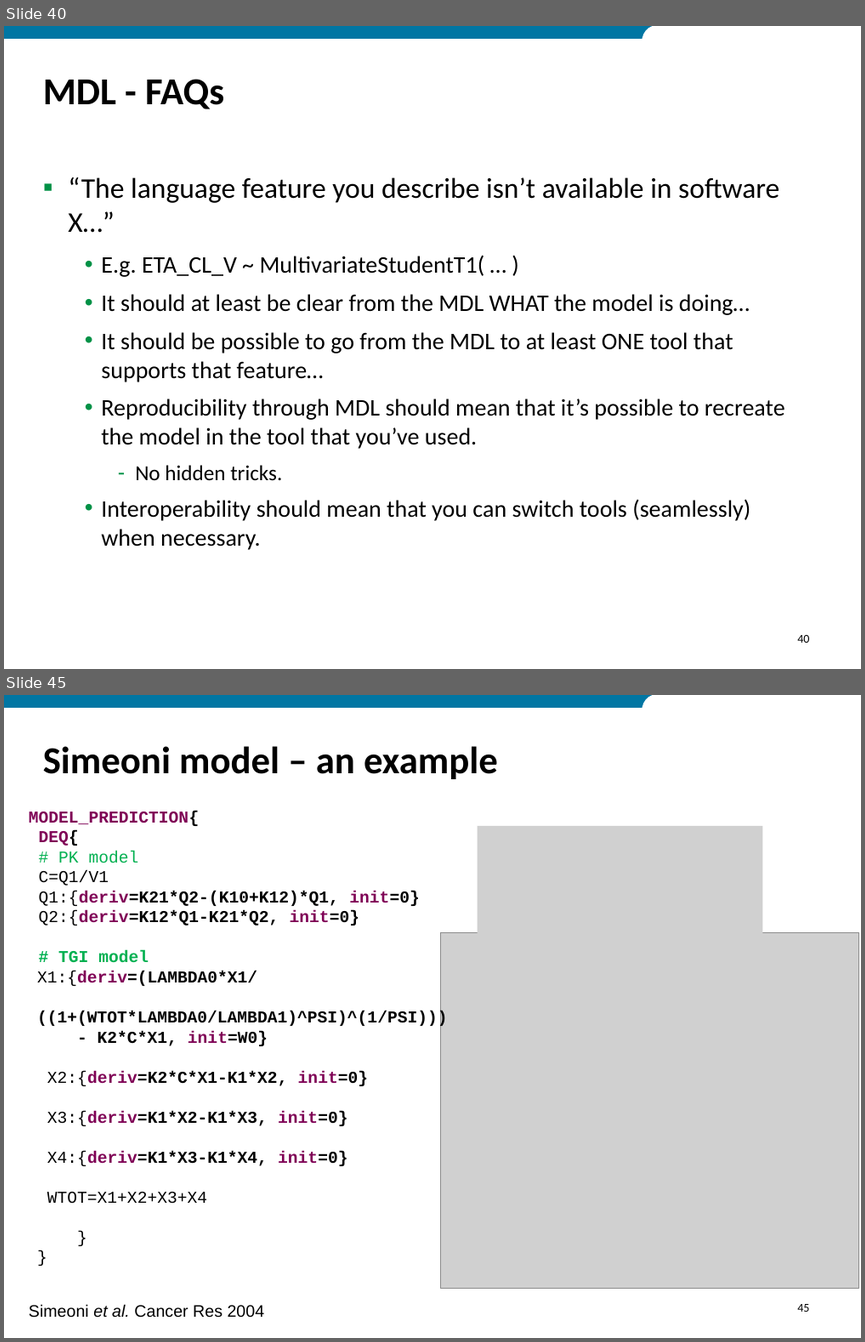
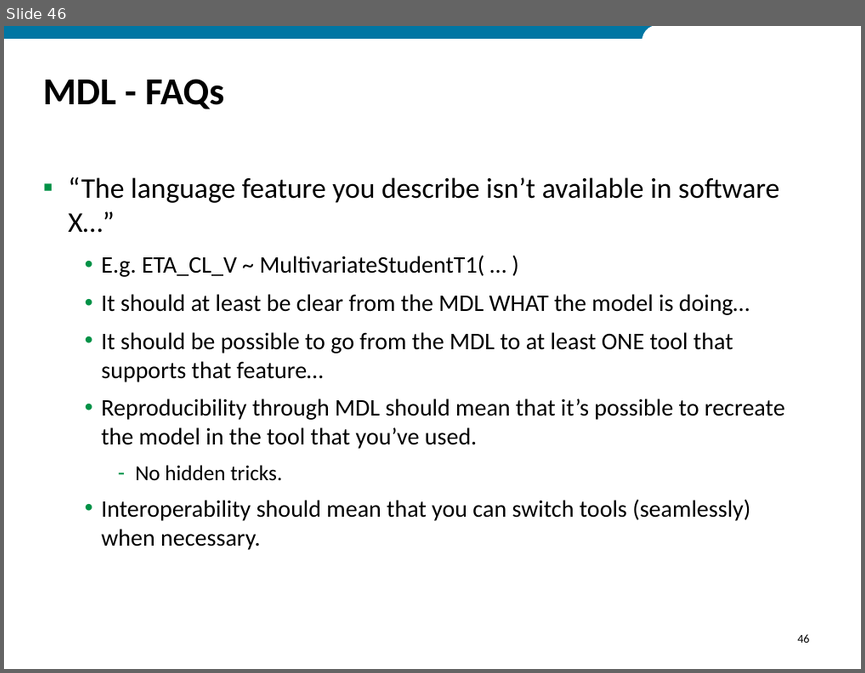
Before and after one commit to ModelDefinitionLanguage/MDLExamples, a slide deck: MDL_Tutorial_2018.pptx. Shown one above the other, each under a label of ours: slides 40 and 45 before the commit, slide 46 after it; the slides between them are not shown. The pictures are 865x1342 and 865x673 pixels, drawn with LibreOffice and Linux fonts; fonts in the diff are those of the drawing; grey boxes stand for pictures; background and template pictures are left out. Boxes give left, top, right and bottom in pixels: in the first picture for what was removed or moved away, otherwise in the second. Text is boxed around its words. In the diff, an @@ line names an element or a change of style, - is before the commit and + after.

```diff
--- a/MDL_Tutorial_2018.pptx
+++ b/MDL_Tutorial_2018.pptx
@@ slide 45 removed at [4,695,861,1338], background #FFFFFF; not listed: 2 template elements that a slide beside it also shows @@
@@ title removed at [43,746,498,779] @@
-Simeoni model – an example
@@ text removed at [29,811,448,1203] @@
-MODEL_PREDICTION{
-DEQ{
-# PK model
-C=Q1/V1
-Q1:{deriv=K21*Q2-(K10+K12)*Q1, init=0}
-Q2:{deriv=K12*Q1-K21*Q2, init=0}
-# TGI model
-X1:{deriv=(LAMBDA0*X1/
-((1+(WTOT*LAMBDA0/LAMBDA1)^PSI)^(1/PSI)))
-- K2*C*X1, init=W0}
-X2:{deriv=K2*C*X1-K1*X2, init=0}
-X3:{deriv=K1*X2-K1*X3, init=0}
-X4:{deriv=K1*X3-K1*X4, init=0}
-WTOT=X1+X2+X3+X4
-}
-}
@@ picture removed at [477,826,762,943] @@
@@ picture removed at [440,932,859,1288] @@
@@ text removed at [29,1304,265,1317] @@
-Simeoni et al. Cancer Res 2004
@@ page number removed at [797,1304,809,1311] @@
-45
@@ what was slide 40 is now slide 46 @@
@@ page number at [797,634,809,642]: text changed @@
-40
+46
```
Also in this commit, not shown: 7 slides changed, 11 slides added, 20 other slides removed, 21 other files.
